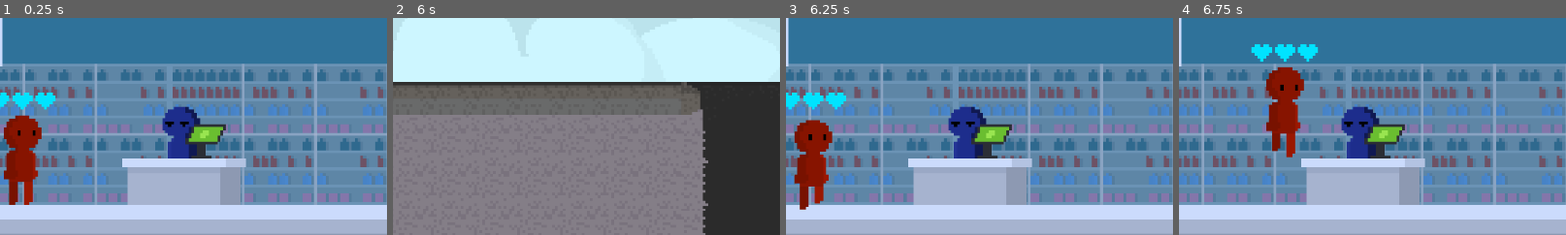
Above: before the commit, frames 1-4 (left to right).
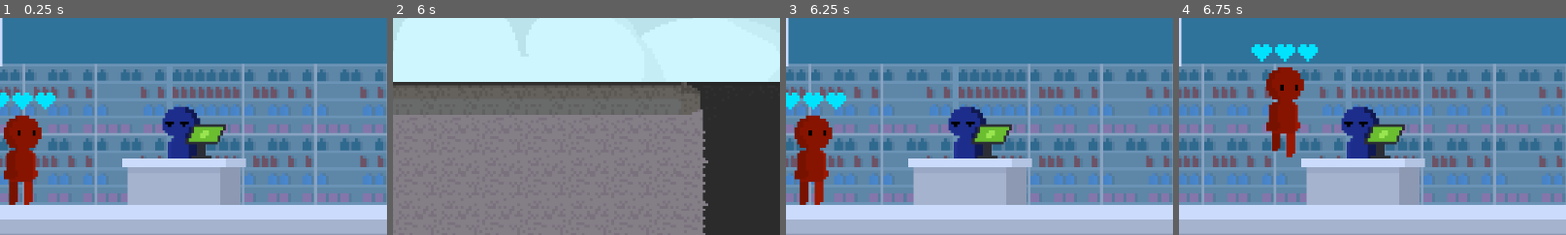
Above: after the commit, the same moments.

Repository: ratmanZorry/GJL-game-parade-game
Game: Godot game, scene res://scenes/grocery_store.tscn
Two runs of this game, one before a commit and one after it. Both use one fixed random seed, a clock stepped at 60 frames per second and the inputs below. This scene is started directly instead of the project's main scene.
Inputs:
- Up to frame 1 (0.25 s): no input
- Up to frame 2 (6 s): hold Right (right) 0.53-2.03 s; tap Space (dialogue) every 0.75 s from 0.6 to 5.85 s; hold A (left) 2.03-4.28 s; hold Right (right) from 4.28 s (still down)
- Up to frame 3 (6.25 s): keep holding Right (right)
- Up to frame 4 (6.75 s): keep holding Right (right); tap Space (dialogue) at 6.6 s
The pictures show only the part of the screen within x 2-52%, y 50-100%; the shares and areas given below are measured in that part.

Frames 1-2 are identical in both runs. In frame 3, 0.8% of the frame differs, in the area x 2-13%, y 44-89%; in frame 4, nothing differs.

Commit message:
the end is near

Diff:
--- a/loop-maintainer/scenes/player.tscn
+++ b/loop-maintainer/scenes/player.tscn
@@ -10,6 +10,10 @@
 [ext_resource type="Texture2D" uid="uid://coj0qo4pm4il1" path="res://sprites/player_poof.png" id="6_ur7pv"]
 [ext_resource type="Texture2D" uid="uid://bmgqby1p2kp7p" path="res://sprites/heart.png" id="8_smehm"]
 
+[sub_resource type="AtlasTexture" id="AtlasTexture_31cv2"]
+atlas = ExtResource("6_ur7pv")
+region = Rect2(144, 0, 36, 26)
+
 [sub_resource type="AtlasTexture" id="AtlasTexture_3v2ag"]
 atlas = ExtResource("2_tuyoq")
 region = Rect2(0, 0, 31, 53)
@@ -112,6 +116,14 @@
 
 [sub_resource type="SpriteFrames" id="SpriteFrames_dqkch"]
 animations = [{
+"frames": [{
+"duration": 1.0,
+"texture": SubResource("AtlasTexture_31cv2")
+}],
+"loop": true,
+"name": &"bug",
+"speed": 5.0
+}, {
 "frames": [{
 "duration": 0.4,
 "texture": SubResource("AtlasTexture_3v2ag")
@@ -309,9 +321,7 @@
 
 [node name="AnimatedSprite2D" type="AnimatedSprite2D" parent="."]
 sprite_frames = SubResource("SpriteFrames_dqkch")
-animation = &"poof"
-frame = 1
-frame_progress = 0.655669
+animation = &"bug"
 offset = Vector2(0, -15.425)
 
 [node name="CollisionShape2D" type="CollisionShape2D" parent="."]
--- a/loop-maintainer/scripts/dialogue_manager.gd
+++ b/loop-maintainer/scripts/dialogue_manager.gd
@@ -67,6 +67,10 @@
 							GameManager.allow_spike_obstacles = false
 							GameManager.allow_signs = false
 							GameManager.allow_fire_obstacles = true
+						10:
+							GameManager.did_game_end = true
 
-					GameManager.should_spawn_obstacles = true
-					return
+
+					if not GameManager.did_game_end:
+						GameManager.should_spawn_obstacles = true
+						return
--- a/loop-maintainer/scripts/player.gd
+++ b/loop-maintainer/scripts/player.gd
@@ -29,6 +29,8 @@
 var is_hurt := false
 var is_invincible := false
 
+var did_turn_into_bug := false
+
 var health = 3
 
 @export var heart_1: Sprite2D
@@ -51,6 +53,14 @@
 func _physics_process(delta: float):
 	if is_dead or is_hurt:
 		return
+
+	if GameManager.did_game_end and not did_turn_into_bug:
+		can_move = false
+
+		anim.play("poof")
+		await get_tree().create_timer(0.25).timeout
+		anim.play("bug")
+
 
 	if is_invincible:
 		animator.play("invincible")
@@ -111,9 +121,9 @@
 		else:
 			anim.play("idle")
 	else:
-		if velocity.y > 0:
+		if velocity.y > 0 and not GameManager.did_game_end:
 			anim.play("falling")
-		else:
+		if velocity.y < 0 and not GameManager.did_game_end:
 			anim.play("jumping")
 
 	move_and_slide()
@@ -124,7 +134,8 @@
 		return
 
 	velocity.y = JUMP_VELOCITY
-	anim.play("jumping")
+	if not GameManager.did_game_end:
+		anim.play("jumping")
 
 	if ground_cast_1.is_colliding() and ground_cast_2.is_colliding() and can_add_jump_locations and get_tree().current_scene.name == "main":
 		JumpLocationManager.jump_locations.append(global_position)
Not shown: 1 places in loop-maintainer/scenes/player.tscn that only renumber resources
